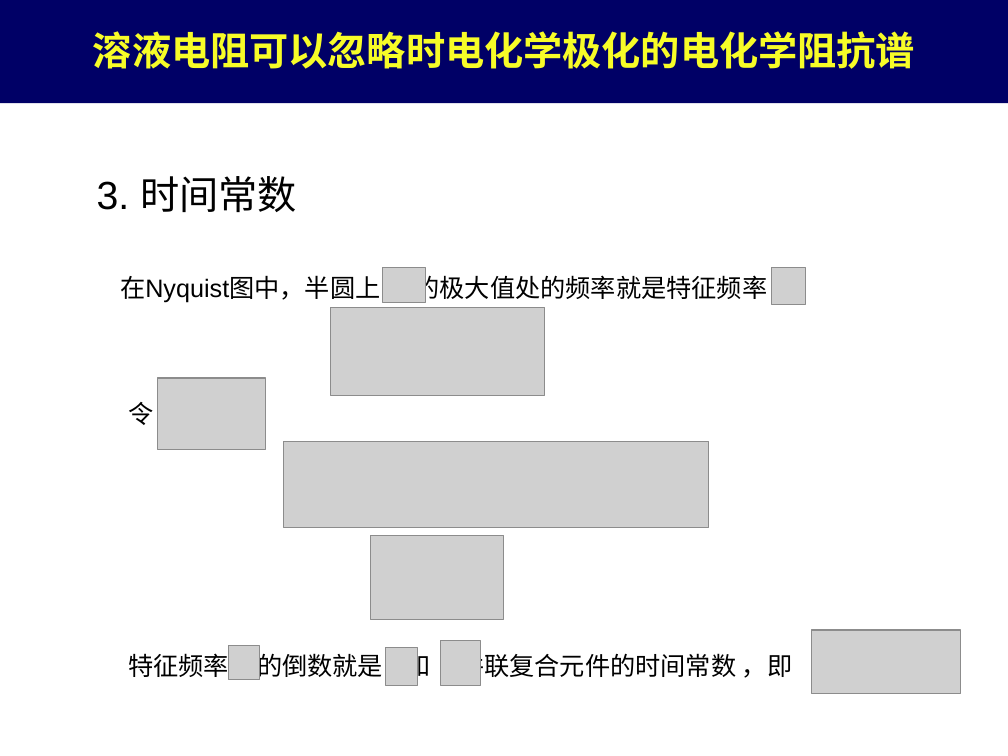
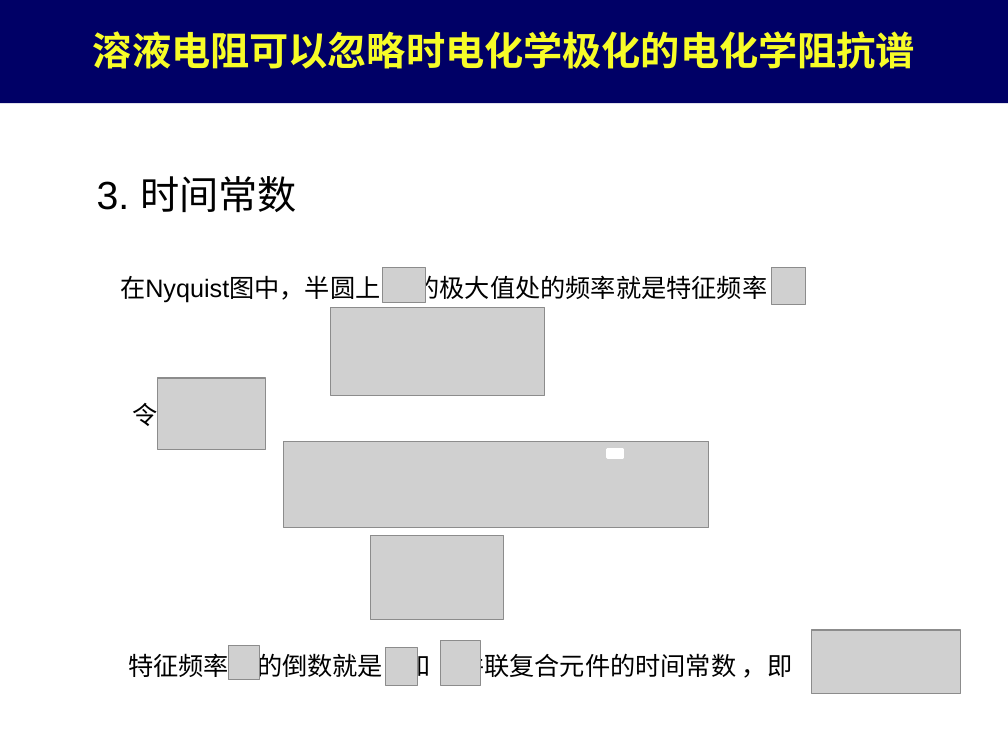
Before and after one commit to DreamBoatOve/gitTest, a slide deck: slide 37 of Lessons/eis/交流阻抗及解析.pptx. Drawn at 1008x756 pixels with LibreOffice and Linux fonts; fonts in the diff are those of the drawing; grey boxes stand for pictures. Boxes give left, top, right and bottom in pixels: in the first picture for what was removed or moved away, otherwise in the second. Text is boxed around its words. In the diff, an @@ line names an element or a change of style, - is before the commit and + after.

```diff
--- a/Lessons/eis/交流阻抗及解析.pptx
+++ b/Lessons/eis/交流阻抗及解析.pptx
@@ text "令" rewrapped from (128, 402, 153, 425) to (133, 398, 158, 430) @@
@@ rectangle added at (607, 450, 623, 458), fill #FFFFFF, outline #FFFFFF 2 pt @@
```
Also in this commit, not shown: 1 other slide changed, 2 slides removed, 6 other files.
